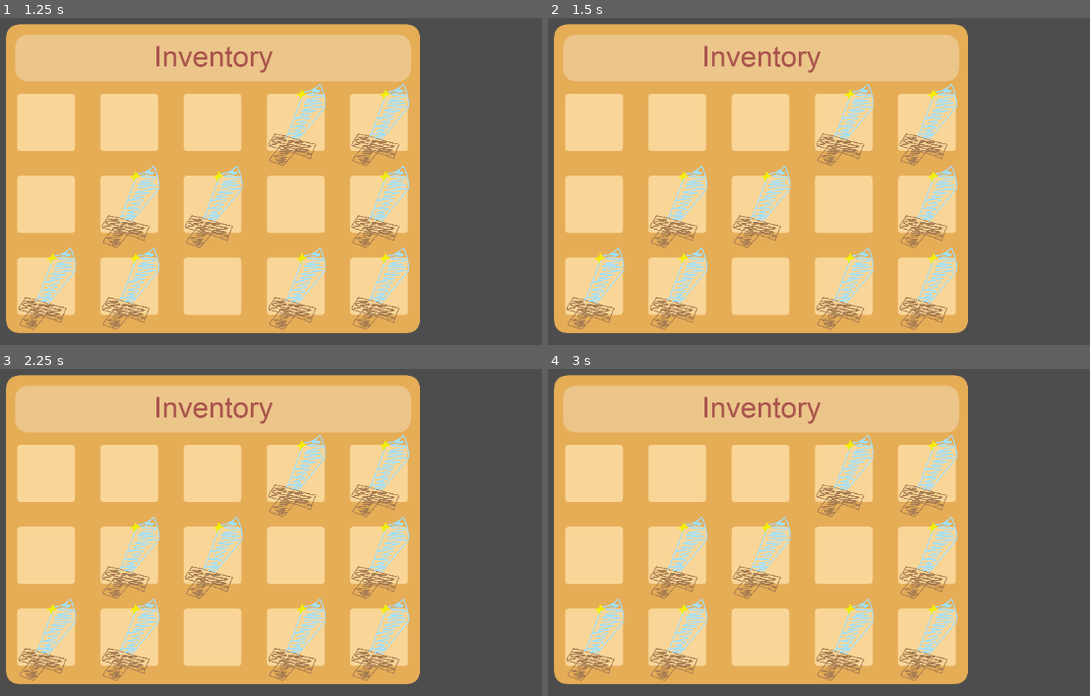
Above: before the commit, frames 1-4 (two rows, left to right).
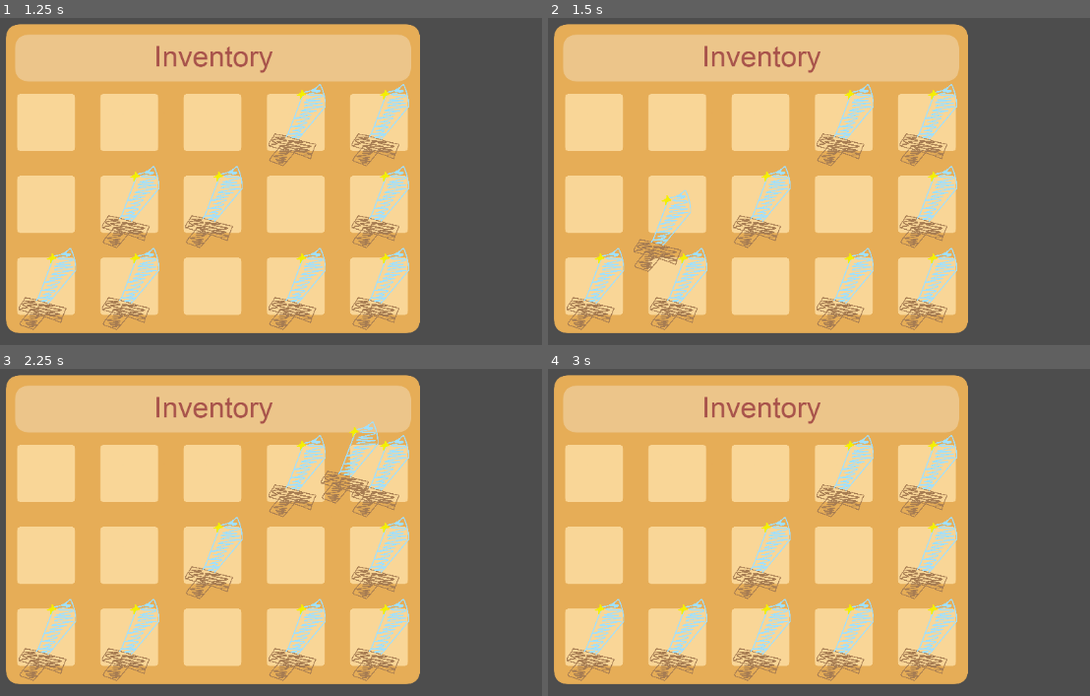
Above: after the commit, the same moments.

Repository: Duckayy/airborne
Game: Godot game, scene res://inventory/inventory.tscn
Same seed, same stepped clock (60 frames per second), same inputs: the game is played once before the commit and once after it. This scene is started directly instead of the project's main scene.
Inputs (mouse positions are in pixels of both pictures, inside the frame that each line leads up to):
- Up to frame 1 (1.25 s): tap Enter at 0.5 s; move the mouse to (422, 165) at 0.52 s; hold D (Move right) from 0.53 s (still down); click (422, 165) at 0.67 s; tap Space (Jump) at 0.77 s
- Up to frame 2 (1.5 s): tap Space (Jump) at 1.25 s; move the mouse to (640, 207) at 1.27 s; release D (Move right) at 1.28 s; hold S (Move backwards) from 1.28 s (still down); click (640, 207) at 1.42 s
- Up to frame 3 (2.25 s): tap Space (Jump) at 1.52 s; tap Enter at 2 s; move the mouse to (330, 440) at 2.02 s; release S (Move backwards) at 2.03 s; hold D (Move right) from 2.03 s (still down); click (330, 440) at 2.17 s
- Up to frame 4 (3 s): tap Space (Jump) at 2.75 s; move the mouse to (759, 624) at 2.77 s; release D (Move right) at 2.78 s; hold W (Move forward) from 2.78 s (still down); click (759, 624) at 2.92 s

Frame 1 is identical in both runs. In frame 2, 1.2% of the frame differs, in the area x 15-30%, y 45-78%; in frame 3, 1.4%; in frame 4, 1.4%, in the area x 18-45%, y 45-96%.

Commit message:
Inventory Features
added
- interactive inventory
 - dropping, picking up, swapping
- hammer item

Diff:
--- a/airborne/inventory/inventory.tscn
+++ b/airborne/inventory/inventory.tscn
@@ -2,10 +2,13 @@
 
 [ext_resource type="Texture2D" uid="uid://dnvmwilwsam1" path="res://inventory/inventorybox.png" id="1_qse2j"]
 [ext_resource type="Texture2D" uid="uid://dh8nswo1weee0" path="res://inventory/inventoryslot.png" id="2_f8i2h"]
-[ext_resource type="Script" uid="uid://ddhufkkpsrdyp" path="res://inventory/slots.gd" id="3_f8i2h"]
+[ext_resource type="Script" uid="uid://ddhufkkpsrdyp" path="res://inventory/scripts/slots.gd" id="3_f8i2h"]
+[ext_resource type="Script" uid="uid://64melc063qkq" path="res://inventory/scripts/ghost_slot.gd" id="4_lhcfm"]
 
 [sub_resource type="StyleBoxTexture" id="StyleBoxTexture_qse2j"]
 texture = ExtResource("2_f8i2h")
+
+[sub_resource type="StyleBoxTexture" id="StyleBoxTexture_lhcfm"]
 
 [node name="Node2D" type="Node2D" unique_id=518256483]
 
@@ -30,89 +33,113 @@
 [node name="Slots1" type="Panel" parent="GridContainer1" unique_id=2052643726]
 custom_minimum_size = Vector2(120, 120)
 layout_mode = 2
+mouse_filter = 1
 theme_override_styles/panel = SubResource("StyleBoxTexture_qse2j")
 script = ExtResource("3_f8i2h")
 
 [node name="Slots2" type="Panel" parent="GridContainer1" unique_id=2050452793]
 custom_minimum_size = Vector2(120, 120)
 layout_mode = 2
+mouse_filter = 1
 theme_override_styles/panel = SubResource("StyleBoxTexture_qse2j")
 script = ExtResource("3_f8i2h")
 
 [node name="Slots3" type="Panel" parent="GridContainer1" unique_id=462665824]
 custom_minimum_size = Vector2(120, 120)
 layout_mode = 2
+mouse_filter = 1
 theme_override_styles/panel = SubResource("StyleBoxTexture_qse2j")
 script = ExtResource("3_f8i2h")
 
 [node name="Slots4" type="Panel" parent="GridContainer1" unique_id=251563917]
 custom_minimum_size = Vector2(120, 120)
 layout_mode = 2
+mouse_filter = 1
 theme_override_styles/panel = SubResource("StyleBoxTexture_qse2j")
 script = ExtResource("3_f8i2h")
 
 [node name="Slots5" type="Panel" parent="GridContainer1" unique_id=2029955084]
 custom_minimum_size = Vector2(120, 120)
 layout_mode = 2
+mouse_filter = 1
 theme_override_styles/panel = SubResource("StyleBoxTexture_qse2j")
 script = ExtResource("3_f8i2h")
 
 [node name="Slots6" type="Panel" parent="GridContainer1" unique_id=268133748]
 custom_minimum_size = Vector2(120, 120)
 layout_mode = 2
+mouse_filter = 1
 theme_override_styles/panel = SubResource("StyleBoxTexture_qse2j")
 script = ExtResource("3_f8i2h")
 
 [node name="Slots7" type="Panel" parent="GridContainer1" unique_id=1280868730]
 custom_minimum_size = Vector2(120, 120)
 layout_mode = 2
+mouse_filter = 1
 theme_override_styles/panel = SubResource("StyleBoxTexture_qse2j")
 script = ExtResource("3_f8i2h")
 
 [node name="Slots8" type="Panel" parent="GridContainer1" unique_id=311495238]
 custom_minimum_size = Vector2(120, 120)
 layout_mode = 2
+mouse_filter = 1
 theme_override_styles/panel = SubResource("StyleBoxTexture_qse2j")
 script = ExtResource("3_f8i2h")
 
 [node name="Slots9" type="Panel" parent="GridContainer1" unique_id=401251160]
 custom_minimum_size = Vector2(120, 120)
 layout_mode = 2
+mouse_filter = 1
 theme_override_styles/panel = SubResource("StyleBoxTexture_qse2j")
 script = ExtResource("3_f8i2h")
 
 [node name="Slots10" type="Panel" parent="GridContainer1" unique_id=1936104334]
 custom_minimum_size = Vector2(120, 120)
 layout_mode = 2
+mouse_filter = 1
 theme_override_styles/panel = SubResource("StyleBoxTexture_qse2j")
 script = ExtResource("3_f8i2h")
 
 [node name="Slots11" type="Panel" parent="GridContainer1" unique_id=1472123052]
 custom_minimum_size = Vector2(120, 120)
 layout_mode = 2
+mouse_filter = 1
 theme_override_styles/panel = SubResource("StyleBoxTexture_qse2j")
 script = ExtResource("3_f8i2h")
 
 [node name="Slots12" type="Panel" parent="GridContainer1" unique_id=430697799]
 custom_minimum_size = Vector2(120, 120)
 layout_mode = 2
+mouse_filter = 1
 theme_override_styles/panel = SubResource("StyleBoxTexture_qse2j")
 script = ExtResource("3_f8i2h")
 
 [node name="Slots13" type="Panel" parent="GridContainer1" unique_id=1314611113]
 custom_minimum_size = Vector2(120, 120)
 layout_mode = 2
+mouse_filter = 1
 theme_override_styles/panel = SubResource("StyleBoxTexture_qse2j")
 script = ExtResource("3_f8i2h")
 
 [node name="Slots14" type="Panel" parent="GridContainer1" unique_id=1370014231]
 custom_minimum_size = Vector2(120, 120)
 layout_mode = 2
+mouse_filter = 1
 theme_override_styles/panel = SubResource("StyleBoxTexture_qse2j")
 script = ExtResource("3_f8i2h")
 
 [node name="Slots15" type="Panel" parent="GridContainer1" unique_id=714897211]
 custom_minimum_size = Vector2(120, 120)
 layout_mode = 2
+mouse_filter = 1
 theme_override_styles/panel = SubResource("StyleBoxTexture_qse2j")
 script = ExtResource("3_f8i2h")
+
+[node name="GhostSlot" type="Panel" parent="." unique_id=2132416458]
+unique_name_in_owner = true
+custom_minimum_size = Vector2(120, 120)
+offset_right = 120.0
+offset_bottom = 120.0
+mouse_filter = 2
+theme_override_styles/panel = SubResource("StyleBoxTexture_lhcfm")
+script = ExtResource("4_lhcfm")
--- a/airborne/inventory/slots.gd
+++ b/airborne/inventory/scripts/ghost_slot.gd
@@ -3,12 +3,10 @@
 var ItemClass = preload("res://items/items.tscn")
 var item = null
 
+
 # Called when the node enters the scene tree for the first time.
 func _ready() -> void:
-	if randi() % 2 == 0:
-		item = ItemClass.instantiate()
-		add_child(item) # Replace with function body.
-		fit_item()
+	pass
 
 func fit_item() -> void:
 	item.position = Vector2.ZERO
@@ -19,5 +17,5 @@
 	texture_rect.anchors_preset = Control.PRESET_FULL_RECT
 	texture_rect.size = self.size
 # Called every frame. 'delta' is the elapsed time since the previous frame.
-func _process(delta: float) -> void:
-	pass
+func _process(_delta: float) -> void:
+	self.position = get_global_mouse_position() - size / 4
--- /dev/null
+++ b/airborne/inventory/scripts/slots.gd
@@ -0,0 +1,50 @@
+extends Panel
+
+var ItemClass = preload("res://items/items.tscn")
+var item = null
+@onready var ghost_panel = %GhostSlot
+
+# Called when the node enters the scene tree for the first time.
+func _ready() -> void:
+	if randi() % 2 == 0:
+		item = ItemClass.instantiate()
+		add_child(item) # Replace with function body.
+		fit_item()
+
+func fit_item() -> void:
+	item.position = Vector2.ZERO
+	item.size = self.size
+
+	#stretch texture rect tinside to fill
+	var texture_rect = item.get_node("TextureRect")
+	texture_rect.anchors_preset = Control.PRESET_FULL_RECT
+	texture_rect.size = self.size
+# Called every frame. 'delta' is the elapsed time since the previous frame.
+func _process(_delta: float) -> void:
+	pass
+
+func _gui_input(event: InputEvent) -> void:
+	print("input received")
+	if event is InputEventMouseButton:
+		if event.button_index == MOUSE_BUTTON_LEFT and event.is_pressed():
+			print("Left clicked")
+			if item != null: #if item exists
+				remove_child(item)
+				if ghost_panel.item != null:
+					ghost_panel.remove_child(ghost_panel.item)
+					ghost_panel.add_child(item)
+					add_child(ghost_panel.item)
+					var temp = item
+					item = ghost_panel.item
+					ghost_panel.item = temp
+				else:
+					ghost_panel.add_child(item)
+					ghost_panel.item = item
+					item = null
+				print("ghost has: ", ghost_panel.item)
+			elif ghost_panel.item != null: #if cursor slot already has item
+				print("dropping item")
+				item = ghost_panel.item
+				ghost_panel.remove_child(item)
+				add_child(item)
+				ghost_panel.item = null
--- a/airborne/items/items.tscn
+++ b/airborne/items/items.tscn
@@ -6,6 +6,7 @@
 [node name="Control" type="Control" unique_id=280787630]
 layout_mode = 3
 anchors_preset = 0
+mouse_filter = 2
 script = ExtResource("2_n0bbx")
 
 [node name="TextureRect" type="TextureRect" parent="." unique_id=1453189436]
@@ -14,6 +15,17 @@
 offset_top = 4.0
 offset_right = 400.0
 offset_bottom = 355.0
+mouse_filter = 2
 texture = ExtResource("1_wa2fs")
 expand_mode = 1
 stretch_mode = 5
+
+[node name="TextureRect2" type="TextureRect" parent="." unique_id=1260526797]
+layout_mode = 0
+offset_left = 2.0
+offset_top = 4.0
+offset_right = 400.0
+offset_bottom = 355.0
+mouse_filter = 2
+expand_mode = 1
+stretch_mode = 5
--- a/airborne/items/scripts/item.gd
+++ b/airborne/items/scripts/item.gd
@@ -3,9 +3,12 @@
 
 # Called when the node enters the scene tree for the first time.
 func _ready() -> void:
-	$TextureRect.texture = load("res://items/sword.png") # Replace with function body.
+	if randi() % 2 == 0:
+		$TextureRect.texture = load("res://items/sword.png") # Replace with function body.
+	else:
+		$TextureRect.texture = load("res://items/hammer.png")
 
 
 # Called every frame. 'delta' is the elapsed time since the previous frame.
-func _process(delta: float) -> void:
+func _process(_delta: float) -> void:
 	pass
--- a/airborne/project.godot
+++ b/airborne/project.godot
@@ -46,6 +46,11 @@
 "events": [Object(InputEventKey,"resource_local_to_scene":false,"resource_name":"","device":-1,"window_id":0,"alt_press …(192 unchanged characters)…
 ]
 }
+inventory={
+"deadzone": 0.2,
+"events": [Object(InputEventKey,"resource_local_to_scene":false,"resource_name":"","device":-1,"window_id":0,"alt_pressed":false,"shift_pressed":false,"ctrl_pressed":false,"meta_pressed":false,"pressed":false,"keycode":0,"physical_keycode":69,"key_label":0,"unicode":101,"location":0,"echo":false,"script":null)
+]
+}
 
 [physics]
 
Not shown, added: airborne/inventory/scripts/ghost_slot.gd.uid
Renamed: airborne/inventory/slots.gd.uid -> airborne/inventory/scripts/slots.gd.uid
Binary file added: airborne/items/hammer.png
Not shown, added: airborne/items/hammer.png.import
